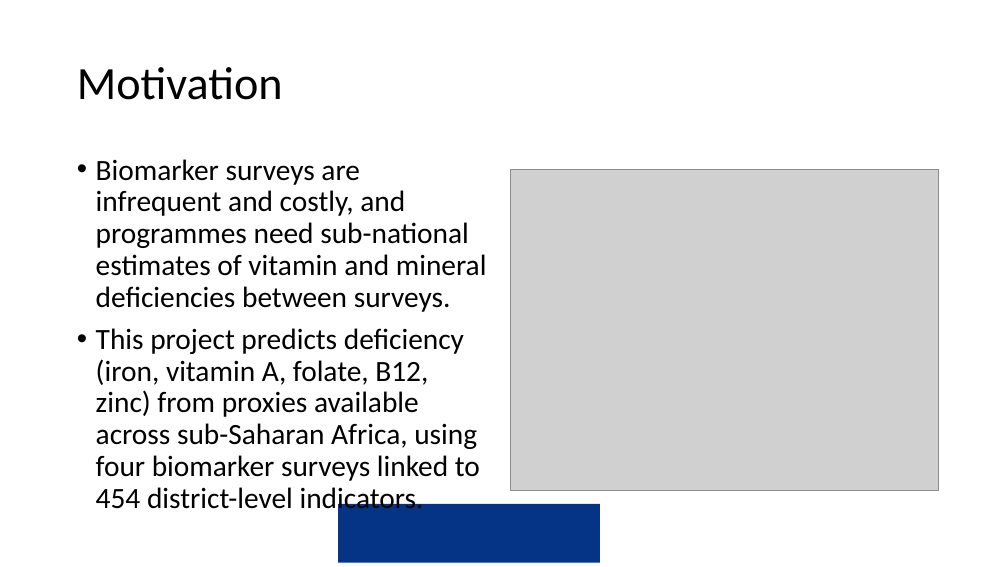
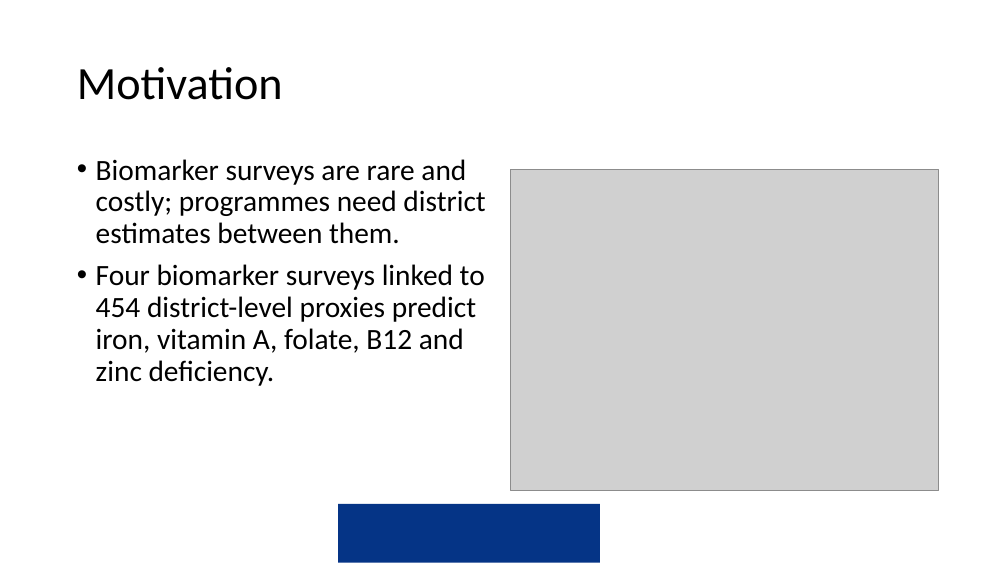
Before and after one commit to amertens/mn-prediction, a slide deck: slide 3 of docs/slides/MN-proxy-Ghana-presentation-2026-09.pptx. Drawn at 1008x567 pixels with LibreOffice and Linux fonts; fonts in the diff are those of the drawing; grey boxes stand for pictures; background and template pictures are left out. Boxes give left, top, right and bottom in pixels: in the first picture for what was removed or moved away, otherwise in the second. Text is boxed around its words. In the diff, an @@ line names an element or a change of style, - is before the commit and + after.

```diff
--- a/docs/slides/MN-proxy-Ghana-presentation-2026-09.pptx
+++ b/docs/slides/MN-proxy-Ghana-presentation-2026-09.pptx
@@ text at box(96, 159, 485, 386): text changed @@
-• Biomarker surveys are infrequent and costly, and programmes need sub-national estimates of vitamin and mineral deficiencies between surveys.
-• This project predicts deficiency (iron, vitamin A, folate, B12, zinc) from proxies available across sub-Saharan Africa, using four biomarker surveys linked to 454 district-level indicators.
+• Biomarker surveys are rare and costly; programmes need district estimates between them.
+• Four biomarker surveys linked to 454 district-level proxies predict iron, vitamin A, folate, B12 and zinc deficiency.
```
Also in this commit, not shown: 2 other slides changed, 3 other files.
